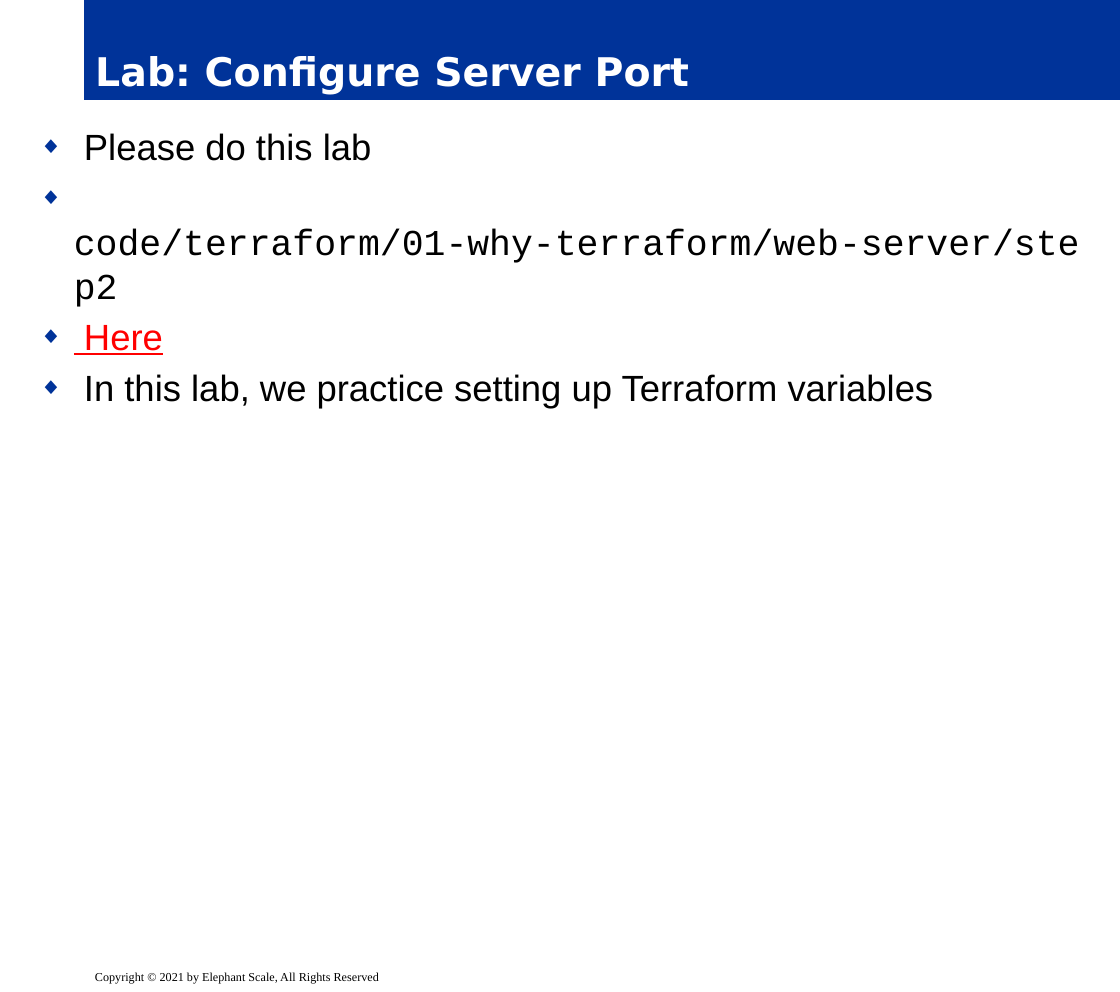
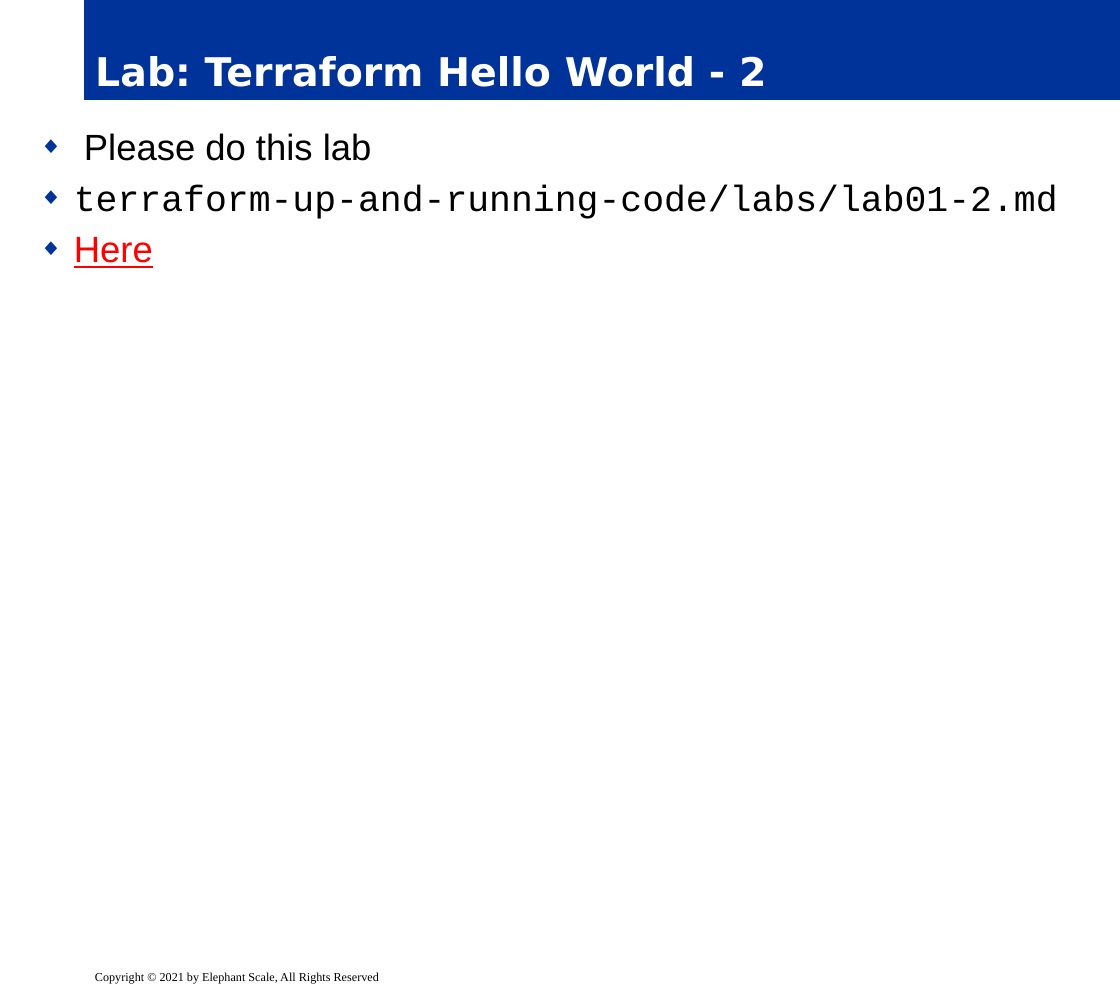
Before and after one commit to elephantscale/es-training-new, a slide deck: slide 20 of terraform/slides/delivery/03__terraform-walk-through.pptx (slide 54 before the commit). Drawn at 1120x992 pixels with LibreOffice and Linux fonts; fonts in the diff are those of the drawing; background and template pictures are left out. Boxes give left, top, right and bottom in pixels: in the first picture for what was removed or moved away, otherwise in the second. Text is boxed around its words. In the diff, an @@ line names an element or a change of style, - is before the commit and + after.

Commit message:
TF: update labs on slides

```diff
--- a/terraform/slides/delivery/03__terraform-walk-through.pptx
+++ b/terraform/slides/delivery/03__terraform-walk-through.pptx
@@ title at [95, 56, 766, 87]: text changed @@
-Lab: Configure Server Port
+Lab: Terraform Hello World - 2
@@ text at [74, 186, 1058, 219]: text changed @@
-◆ code/terraform/01-why-terraform/web-server/step2
+◆ terraform-up-and-running-code/labs/lab01-2.md
@@ text at [84, 374, 934, 408]: paragraph removed @@
-◆ In this lab, we practice setting up Terraform variables
```
Also in this commit, not shown: 5 other slides changed, 3 slides added, 1 other file.
